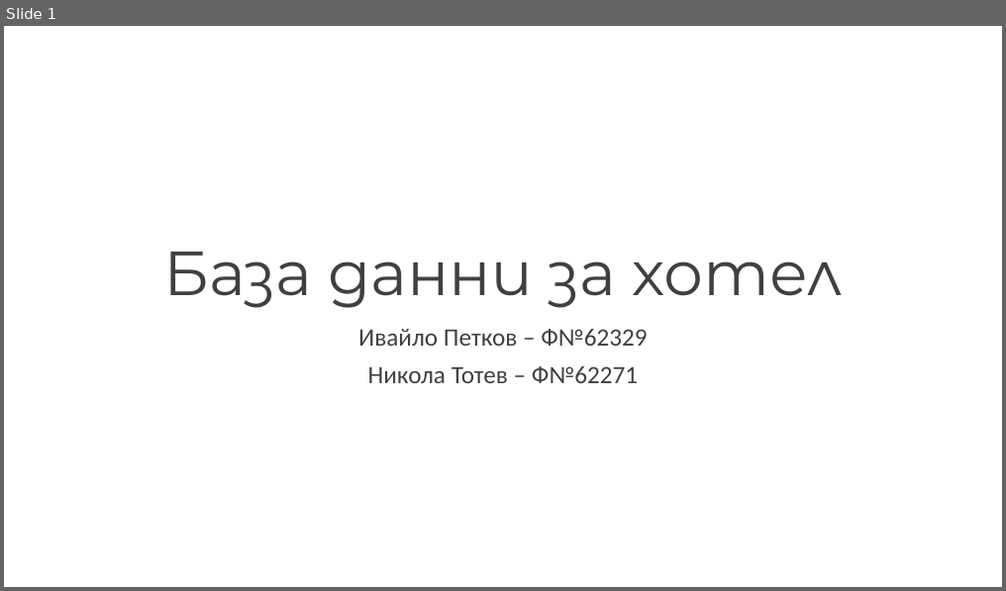
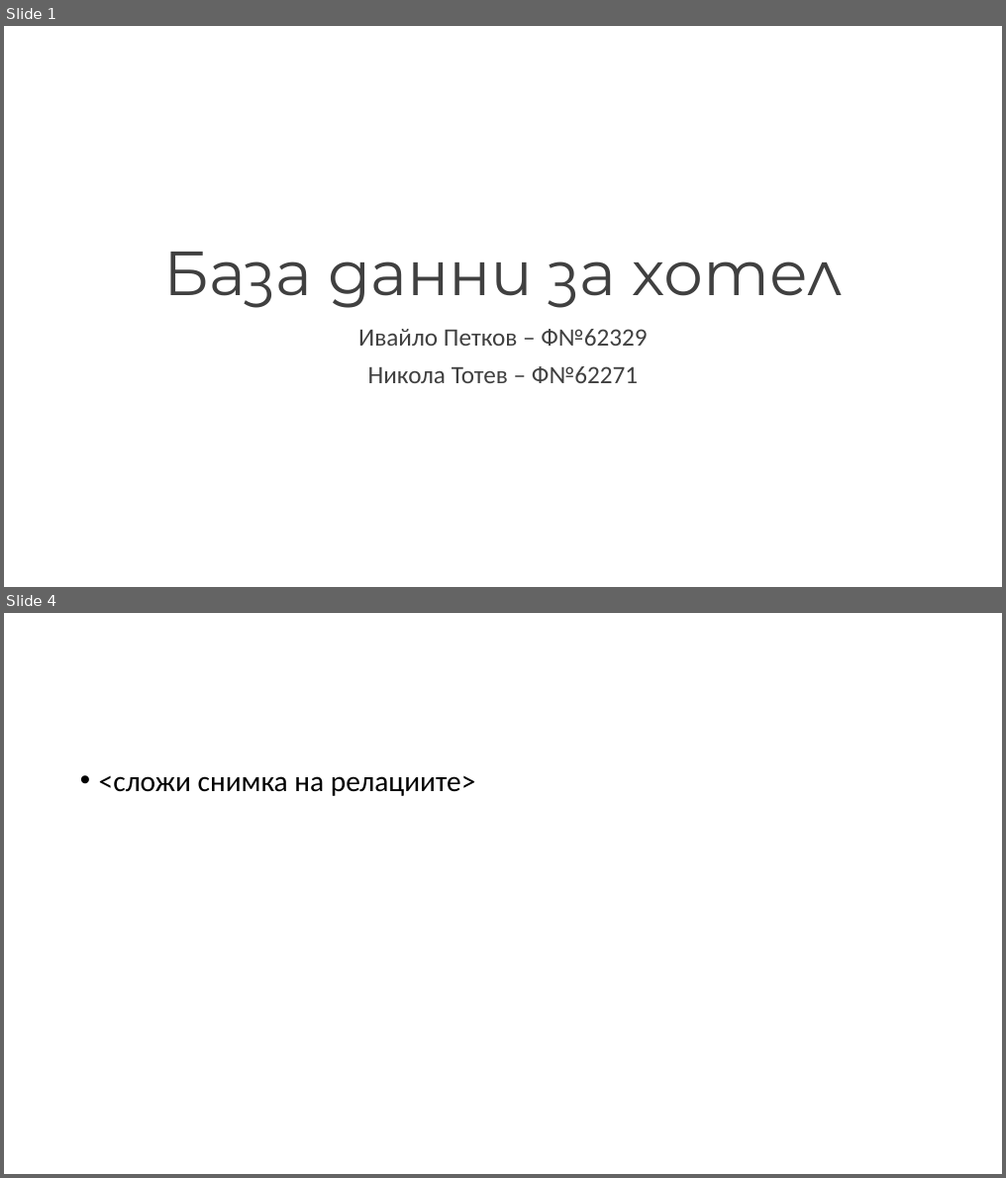
Before and after one commit to NikolaTotev/SQL-Course-Project, a slide deck: Project Presentation.pptx. Shown one above the other, each under a label of ours: slide 1 before the commit, slides 1 and 4 after it; the slides between them are not shown. The pictures are 1006x591 and 1006x1178 pixels, drawn with LibreOffice and Linux fonts; fonts in the diff are those of the drawing. Boxes give left, top, right and bottom in pixels: in the first picture for what was removed or moved away, otherwise in the second. Text is boxed around its words. In the diff, an @@ line names an element or a change of style, - is before the commit and + after.

```diff
--- a/Project Presentation.pptx
+++ b/Project Presentation.pptx
@@ slide 4 added at bbox=[4, 613, 1002, 1174], background #FFFFFF @@
@@ text added at bbox=[99, 776, 476, 796], 28 pt, text #000000 @@
+• <сложи снимка на релациите>
```
Also in this commit, not shown: 5 other slides added, 1 slide removed, 2 other files.
